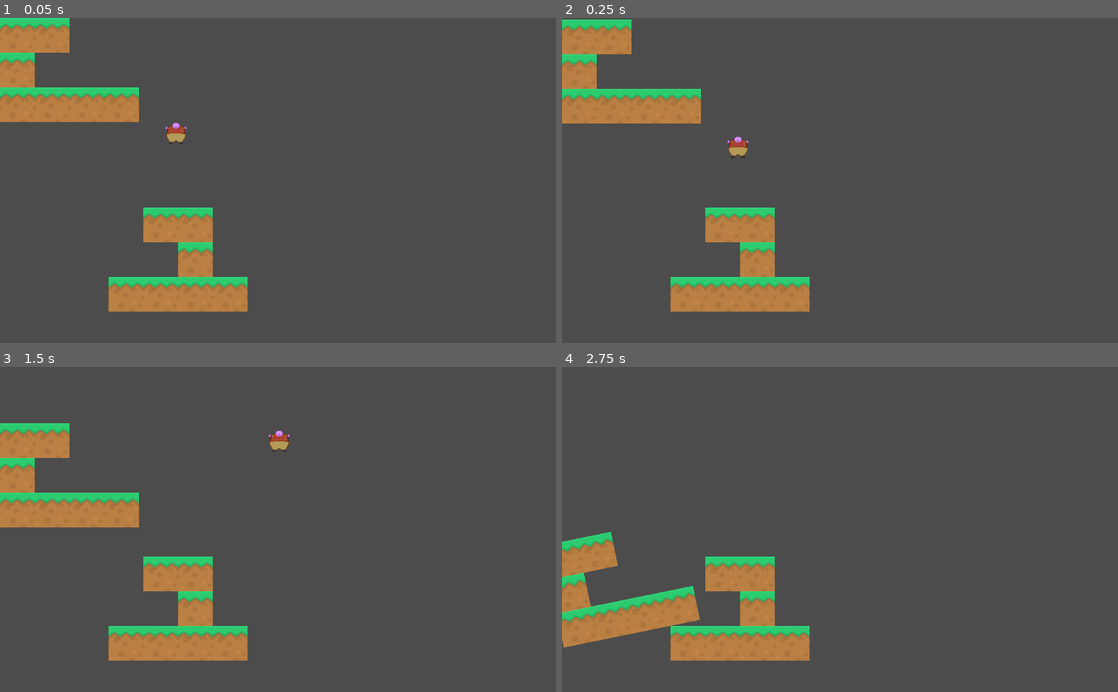
Above: before the commit, frames 1-4 (two rows, left to right).
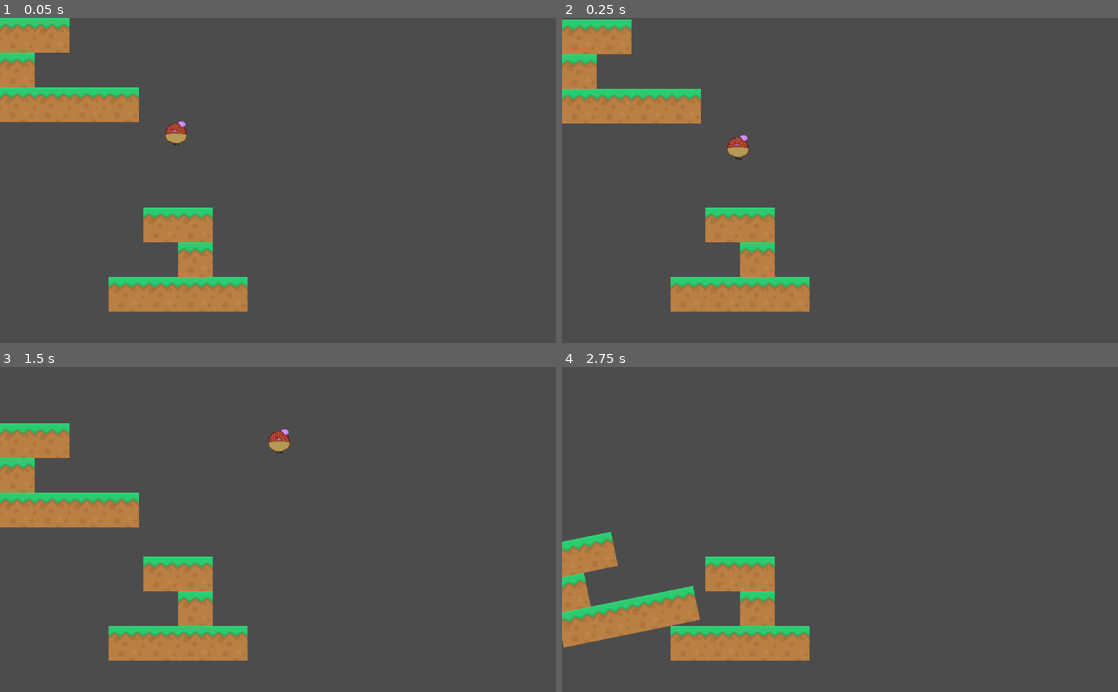
Above: after the commit, the same moments.

Repository: carsonswope/gmtk-jam
Game: Godot game, scene res://MainScene.tscn
Two runs of this game, one before a commit and one after it. Both use one fixed random seed, a clock stepped at 60 frames per second and the inputs below.
Inputs:
- Up to frame 1 (0.05 s): no input
- Up to frame 2 (0.25 s): no input
- Up to frame 3 (1.5 s): hold Right (move_right) from 0.53 s (still down); tap Up (jump) at 0.77 s
- Up to frame 4 (2.75 s): tap Up (jump) at 1.52 s; release Right (move_right) at 2.03 s; hold Left (move_left) from 2.03 s (still down)

The runs differ from the first frame. In frame 1, 0.1% of the frame differs, in the area x 29-34%, y 31-40%; in frame 2, 0.1%; in frame 3, 0.1%; in frame 4, nothing differs.

Commit message:
add walking animation

Diff:
--- a/Player.gd
+++ b/Player.gd
@@ -7,7 +7,7 @@
 
 var vel : Vector2 = Vector2()
 
-onready var sprite : Sprite = get_node("Sprite")
+onready var sprite : AnimatedSprite = get_node("Sprite")
 
 func _physics_process(delta):
 	vel.x = 0
@@ -25,6 +25,14 @@
 		vel.y -= jumpForce
 
 	if vel.x < 0:
+		sprite.animation = "walk"
+		sprite.playing = true
 		sprite.flip_h = true
 	elif vel.x > 0:
+		sprite.animation = "walk"
+		sprite.playing = true
 		sprite.flip_h = false
+	else:
+		sprite.animation = "walk"
+		sprite.playing = false
+		sprite.frame = 3
--- a/Player.tscn
+++ b/Player.tscn
@@ -1,19 +1,39 @@
-[gd_scene load_steps=4 format=2]
+[gd_scene load_steps=11 format=2]
 
 [ext_resource path="res://resources/sprites/guy_front.png" type="Texture" id=1]
 [ext_resource path="res://Player.gd" type="Script" id=2]
+[ext_resource path="res://resources/sprites/guy/guy_walk_0.png" type="Texture" id=3]
+[ext_resource path="res://resources/sprites/guy/guy_walk_1.png" type="Texture" id=4]
+[ext_resource path="res://resources/sprites/guy/guy_walk_2.png" type="Texture" id=5]
+[ext_resource path="res://resources/sprites/guy/guy_walk_4.png" type="Texture" id=6]
+[ext_resource path="res://resources/sprites/guy/guy_walk_5.png" type="Texture" id=7]
+[ext_resource path="res://resources/sprites/guy/guy_walk_3.png" type="Texture" id=8]
 
 [sub_resource type="CircleShape2D" id=1]
 radius = 20.0
 
+[sub_resource type="SpriteFrames" id=2]
+animations = [ {
+"frames": [ ExtResource( 1 ) ],
+"loop": true,
+"name": "idle",
+"speed": 0.0
+}, {
+"frames": [ ExtResource( 3 ), ExtResource( 4 ), ExtResource( 5 ), ExtResource( 8 ), ExtResource( 6 ), ExtResource( 7 ), ExtResource( 6 ), ExtResource( 8 ), ExtResource( 5 ), ExtResource( 4 ) ],
+"loop": true,
+"name": "walk",
+"speed": 12.0
+} ]
+
 [node name="Player" type="KinematicBody2D" groups=[
 "Player",
 ]]
+z_index = 2
 script = ExtResource( 2 )
-
-[node name="Sprite" type="Sprite" parent="."]
-scale = Vector2( 0.898108, 0.864962 )
-texture = ExtResource( 1 )
 
 [node name="CollisionShape2D" type="CollisionShape2D" parent="."]
 shape = SubResource( 1 )
+
+[node name="Sprite" type="AnimatedSprite" parent="."]
+frames = SubResource( 2 )
+animation = "walk"
--- a/levels/level_1.tscn
+++ b/levels/level_1.tscn
@@ -5,6 +5,7 @@
 [ext_resource path="res://scripts/NextLevel.tscn" type="PackedScene" id=3]
 
 [node name="level_1" type="Node2D"]
+z_index = -1
 script = ExtResource( 2 )
 
 [node name="Player" parent="." instance=ExtResource( 1 )]
Binary file added: resources/sprites/guy/guy_walk_0.png
Not shown, added: resources/sprites/guy/guy_walk_0.png.import
Binary file added: resources/sprites/guy/guy_walk_1.png
Not shown, added: resources/sprites/guy/guy_walk_1.png.import
Binary file added: resources/sprites/guy/guy_walk_2.png
Not shown, added: resources/sprites/guy/guy_walk_2.png.import
Binary file added: resources/sprites/guy/guy_walk_3.png
Not shown, added: resources/sprites/guy/guy_walk_3.png.import
Binary file added: resources/sprites/guy/guy_walk_4.png
Not shown, added: resources/sprites/guy/guy_walk_4.png.import
Binary file added: resources/sprites/guy/guy_walk_5.png
Not shown, added: resources/sprites/guy/guy_walk_5.png.import
